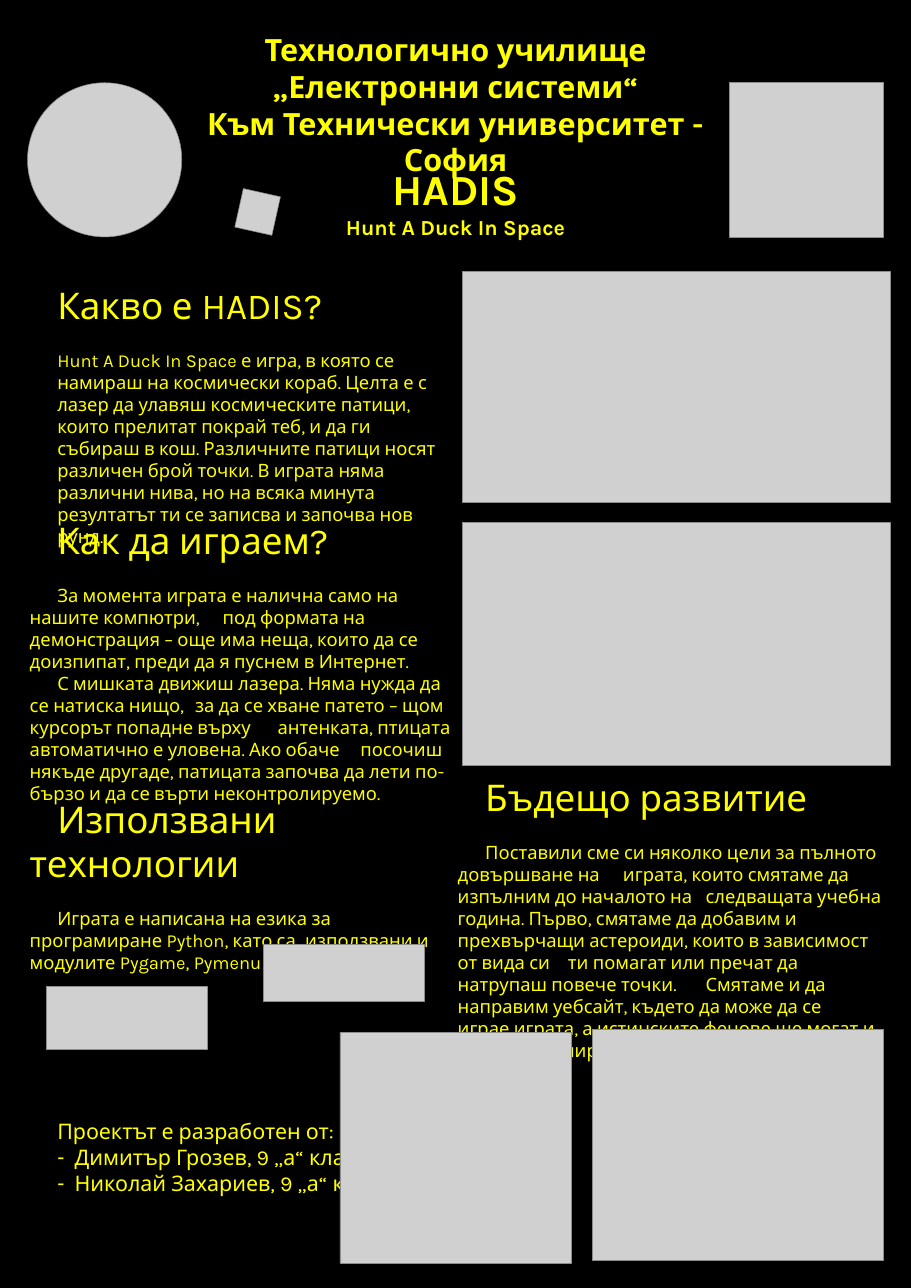
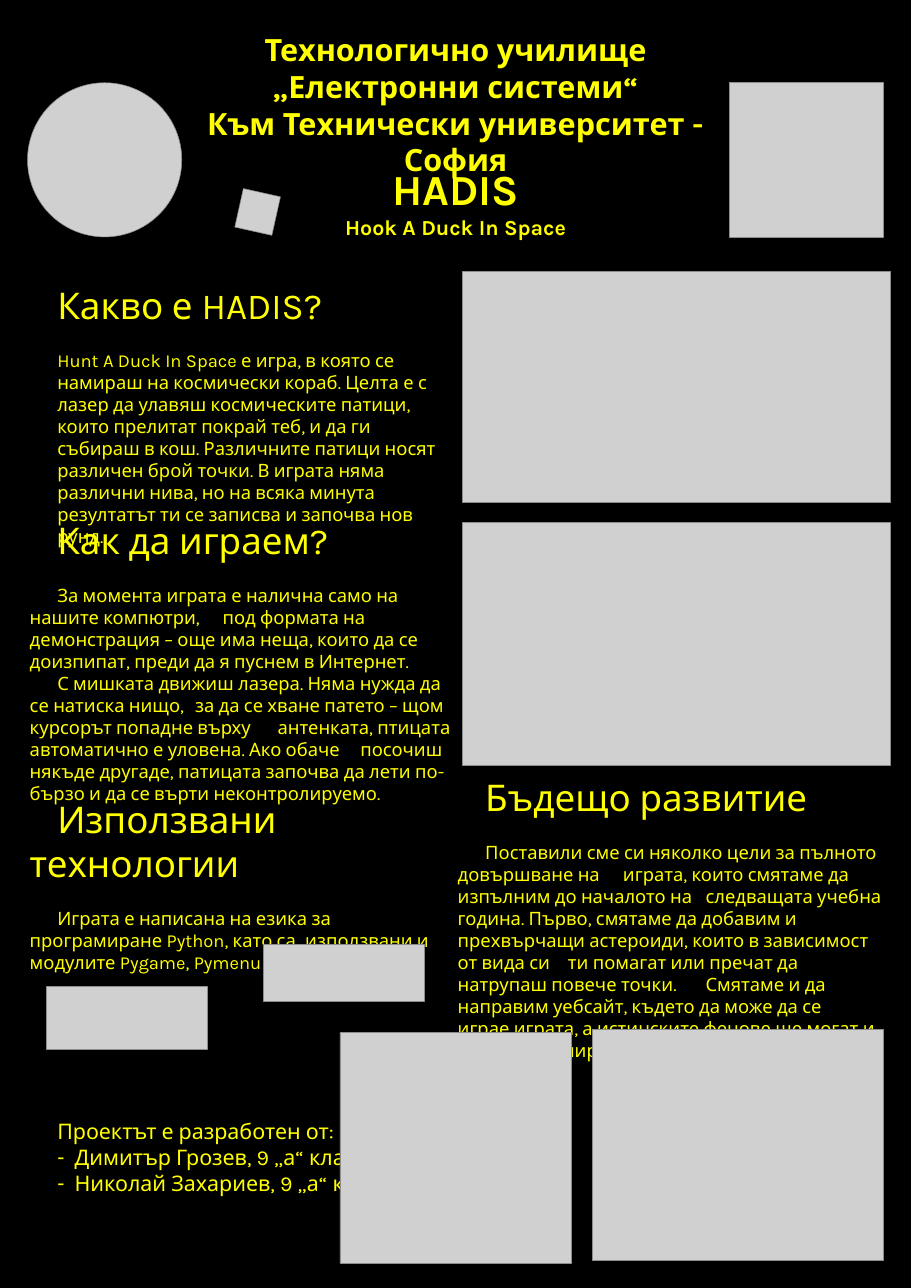
Before and after one commit to NickZach2036/HADIS, a slide deck: slide 1 of Пенокартон_HADIS.pptx. Drawn at 911x1288 pixels with LibreOffice and Linux fonts; fonts in the diff are those of the drawing; grey boxes stand for pictures; background and template pictures are left out. Boxes give left, top, right and bottom in pixels: in the first picture for what was removed or moved away, otherwise in the second. Text is boxed around its words. In the diff, an @@ line names an element or a change of style, - is before the commit and + after.

```diff
--- a/Пенокартон_HADIS.pptx
+++ b/Пенокартон_HADIS.pptx
@@ text at (x1=345, y1=166, x2=566, y2=240): text changed @@
-HADIS
-Hunt A Duck In Space
+HADIS
+Hook A Duck In Space
```
Also in this commit, not shown: 1 other slide changed, 19 other files.
